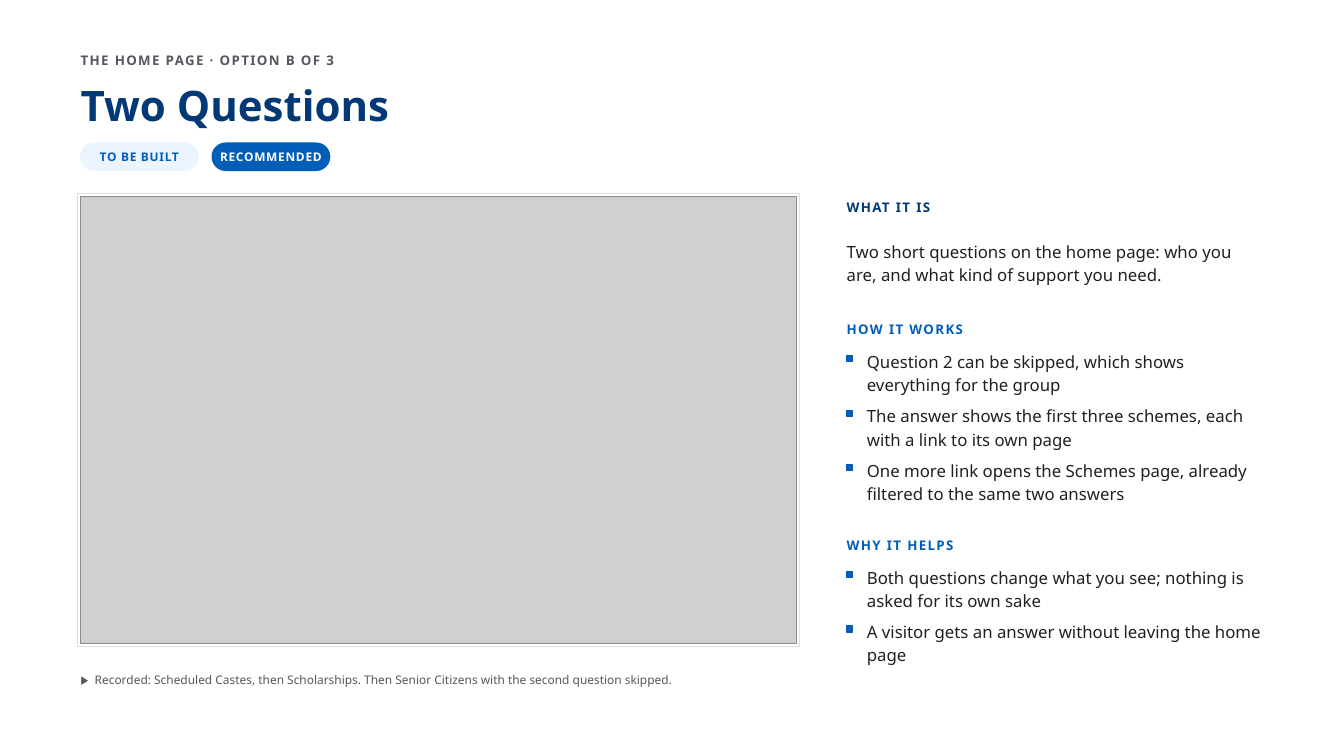
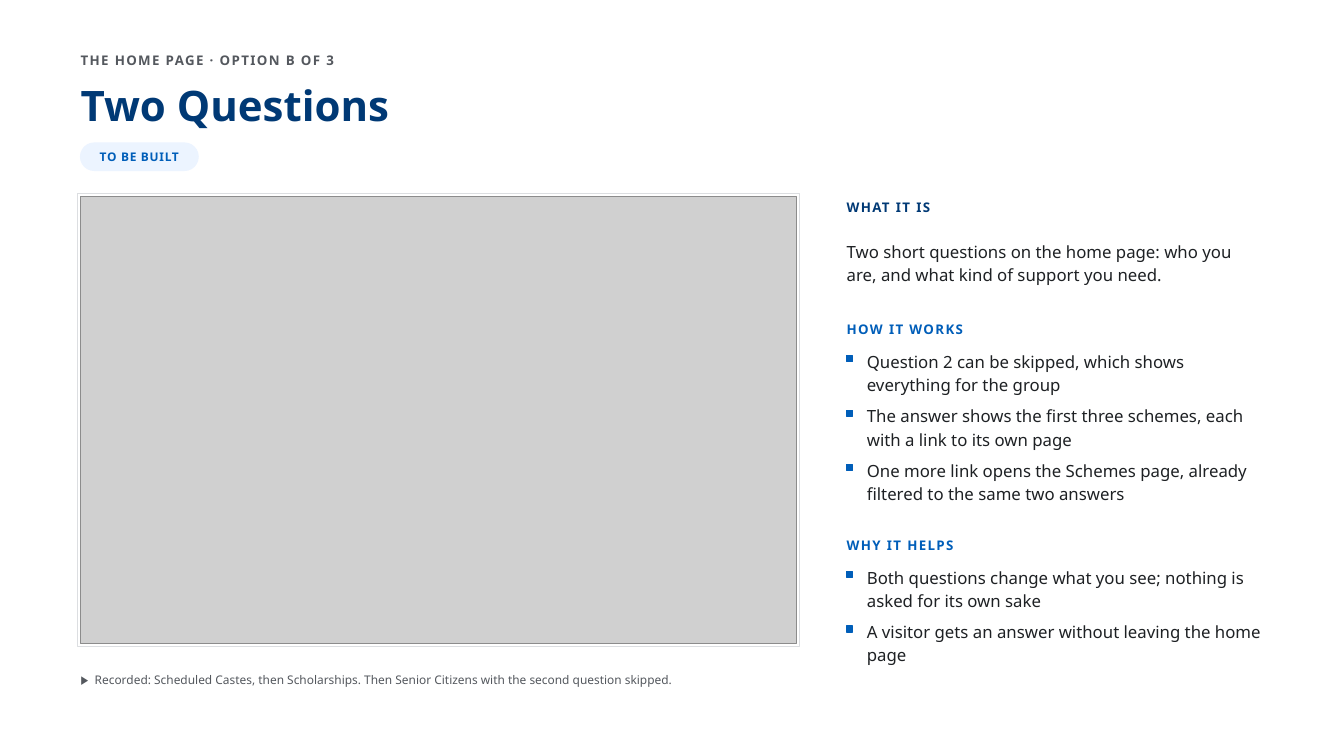
Before and after one commit to AkashShivanand/mosje, a slide deck: slide 5 of docs/plans/MoSJE-Service-Discovery-Options.pptx. Drawn at 1344x756 pixels with LibreOffice and Linux fonts; fonts in the diff are those of the drawing; grey boxes stand for pictures. Boxes give left, top, right and bottom in pixels: in the first picture for what was removed or moved away, otherwise in the second. Text is boxed around its words. In the diff, an @@ line names an element or a change of style, - is before the commit and + after.

Commit message:
feat(service-discovery): a summary that recommends nothing, the WIP Schemes layout, and the assistant on the real site
The deck loses Before Anything Is Built and Three Rules; the closing slide
lists the six options by part of the site and recommends none of them.
The Recommended pills are gone from every page.

Schemes page Option A follows the WIP frame 4759:155021 — search, a Kind
of Support dropdown and Reset above a persona rail that scrolls sideways
and never wraps, every tile the same width with a fixed label height —
and Option B's panel carries a face beside each target group. The
assistant now renders over the website's own home page components, and
its recording hides the demo dock and the accessibility widget.

myScheme's 85 entries for the Ministry are captured in the master and
reconciled to the records in the data-sources report's §9; nothing on a
screen comes from it. The audit's §5 records this pass.

```diff
--- a/docs/plans/MoSJE-Service-Discovery-Options.pptx
+++ b/docs/plans/MoSJE-Service-Discovery-Options.pptx
@@ rounded rectangle removed at (x1=212, y1=143, x2=330, y2=170) @@
@@ text removed at (x1=220, y1=152, x2=322, y2=161) @@
-RECOMMENDED
```
Also in this commit, not shown: 4 other slides changed, 1 slide added, 3 slides removed, 31 other files.
